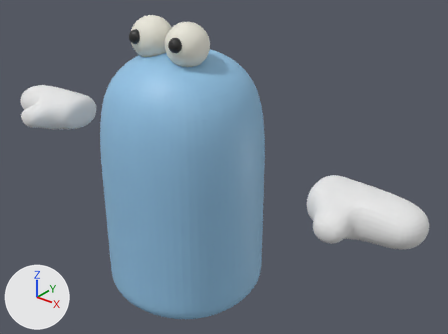
Two versions of the glTF model assets/fighter.glb, one commit apart.
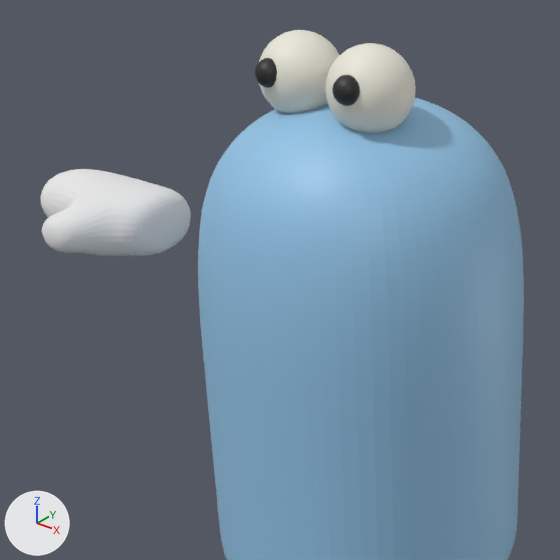
Each version appears first whole from a camera (50 mm lens) standing at (1.015, -1.098, 1.093) and looking at (0.087, 0.062, 0.374), and next in a close-up on the part from 0% to 63% of the width and 0% to 85% of the height. The lights are fixed; the arrows at lower left show +X, +Y and +Z. The last two pictures show the newer version.

Script lines for the objects in view, before the commit:
```python
me_cube_001 = bpy.data.meshes.new('Cube.001')
me_cube_001.from_pydata(...)  # 4610 vertices, 9216 faces; spans x -0.209..0.209, y -0.209..0.209, z 0.0..0.691
me_cube_001.materials.append(mat_body)  # blue #93c4e7
me_cube_002 = bpy.data.meshes.new('Cube.002')
me_cube_002.from_pydata(...)  # 2820 vertices, 5632 faces; spans x -0.664..0.664, y -0.136..0.072, z 0.372..0.474
me_cube_002.materials.append(mat_glove)  # white #e7e7e7
me_sphere_017 = bpy.data.meshes.new('Sphere.017')
me_sphere_017.from_pydata(...)  # a UV sphere (32 segments, 16 rings, poles along z) spanning x -0.0816..-0.0462, y -0.1013..-0.066, z 0.7092..0.7446, material slot 0; a UV sphere (32 segments, 16 rings, poles along z) spanning x -0.1102..-0.0041, y -0.0904..0.0156, z 0.6644..0.7704, material slot 1
me_sphere_017.materials.append(mat_marble_pupil_r_mat)  # black #272727
me_sphere_017.materials.append(mat_marble_eye_r_mat)  # white #eceadd
ob_cube = bpy.data.objects.new('Cube', me_cube_001)
ob_cube.location = (0.0, 0.0, 0.0)
ob_cube_001 = bpy.data.objects.new('Cube.001', me_cube_002)
ob_cube_001.location = (0.0, 0.0, 0.0)
ob_eye_r = bpy.data.objects.new('eye.r', me_sphere_017)
ob_eye_r.location = (0.0, 0.0, 0.0)
# also in view: 'eye.l' at (0.057, -0.043, 0.717)
```
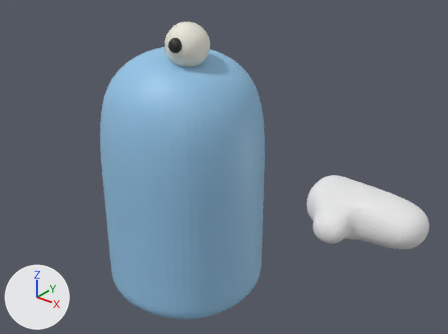
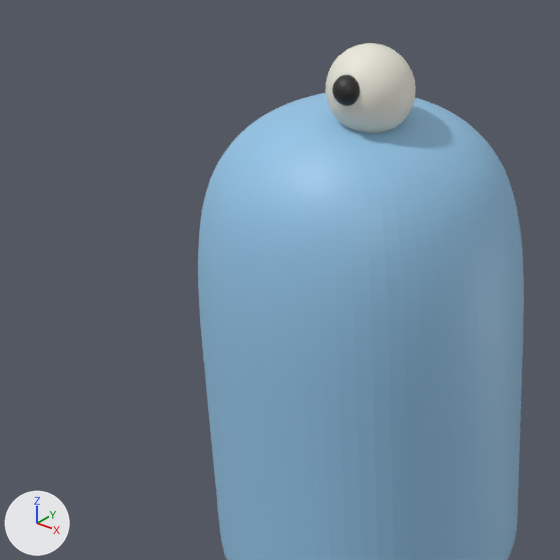
Commit message: fighter.glb simplify

Location of each change, (x1, y1, x2, y2) in pixels of the close-ups (560 x 560 px):
'Cube.001', deleted: before (41, 169, 191, 256)
'eye.r', deleted: before (255, 30, 339, 113)
    faces in mat_marble_eye_r_mat (white #eceadd): (259, 30, 339, 113)
    faces in mat_marble_pupil_r_mat (black #272727): (255, 58, 277, 88)

The edits, one by one:
Object 'Cube.001' (ob_cube_001) is deleted.
Object 'eye.r' (ob_eye_r) is deleted.
